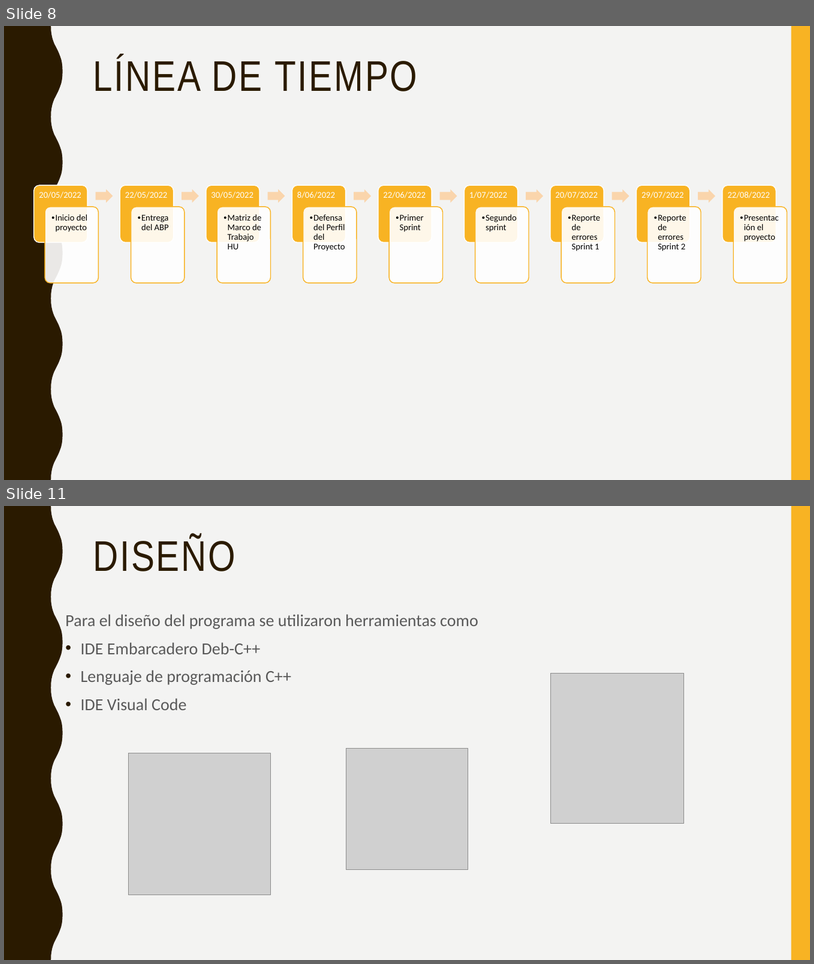
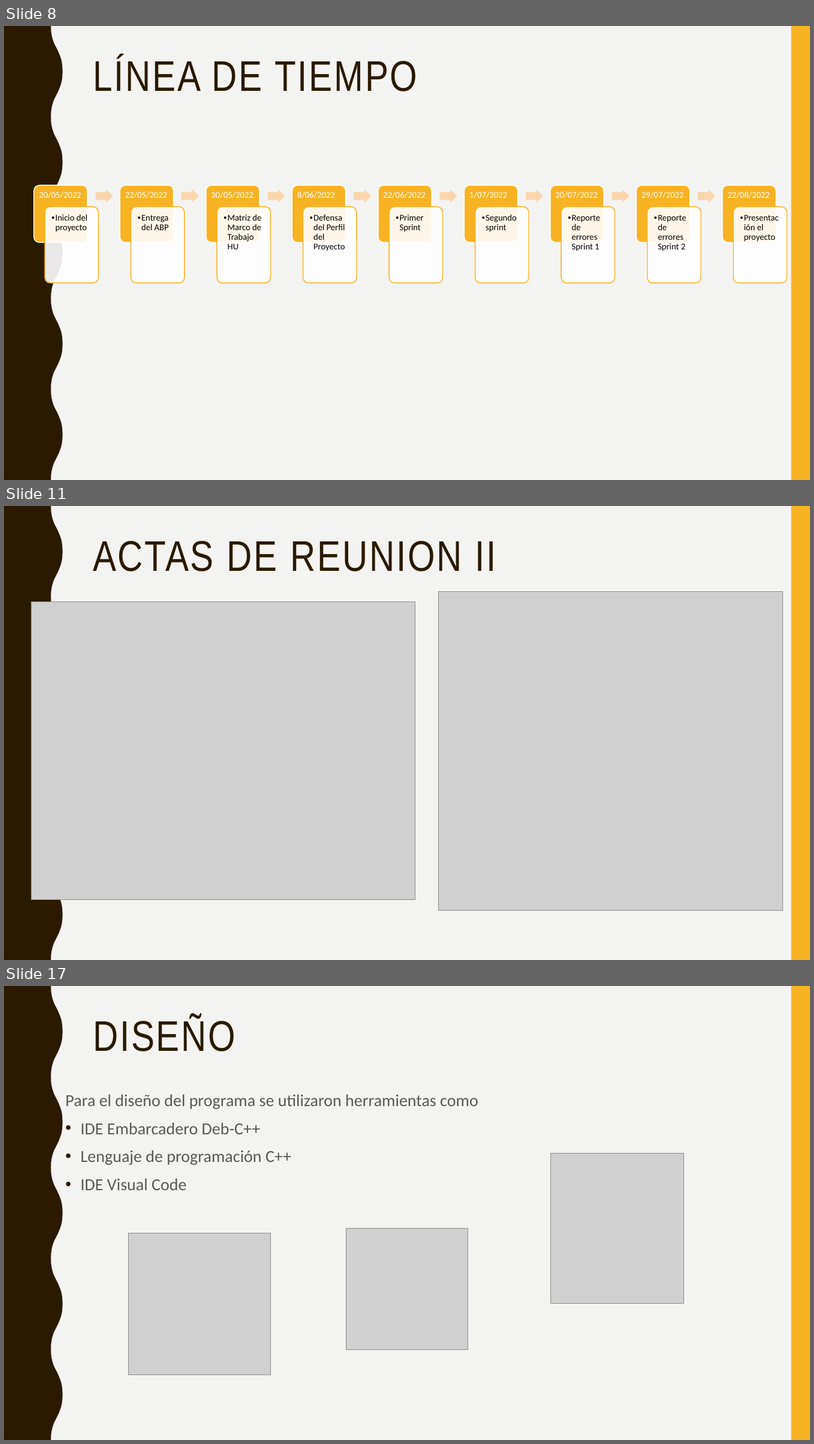
Before and after one commit to dahidalgo18/4618_G4_MDSW, a slide deck: PRESENTACION/Agenda de proyecto grupo 4.pptx. Shown one above the other, each under a label of ours: slides 8 and 11 before the commit, slides 8, 11 and 17 after it; the slides between them are not shown. The pictures are 814x964 and 814x1444 pixels, drawn with LibreOffice and Linux fonts; fonts in the diff are those of the drawing; grey boxes stand for pictures. Boxes give left, top, right and bottom in pixels: in the first picture for what was removed or moved away, otherwise in the second. Text is boxed around its words. In the diff, an @@ line names an element or a change of style, - is before the commit and + after.

```diff
--- a/PRESENTACION/Agenda de proyecto grupo 4.pptx
+++ b/PRESENTACION/Agenda de proyecto grupo 4.pptx
@@ slide 11 added at box(4, 506, 810, 960), background #F3F3F2; not listed: 2 template elements that a slide beside it also shows @@
@@ title added at box(93, 541, 496, 571), 51 pt, text #2A1A00 @@
+ACTAS DE REUNION II
@@ picture added at box(439, 591, 784, 910) @@
@@ picture added at box(31, 601, 416, 899) @@
@@ what was slide 11 is now slide 17 @@
```
Also in this commit, not shown: 4 slides changed, 5 other slides added, 2 other files.
